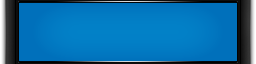
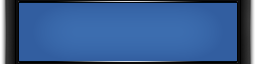
Revision of a layered 256px x 64px image; what changed, layer by layer:
added layer "focus copy" above "focus" over [19, 3, 237, 61]
hid "focus" over [19, 3, 237, 61]
